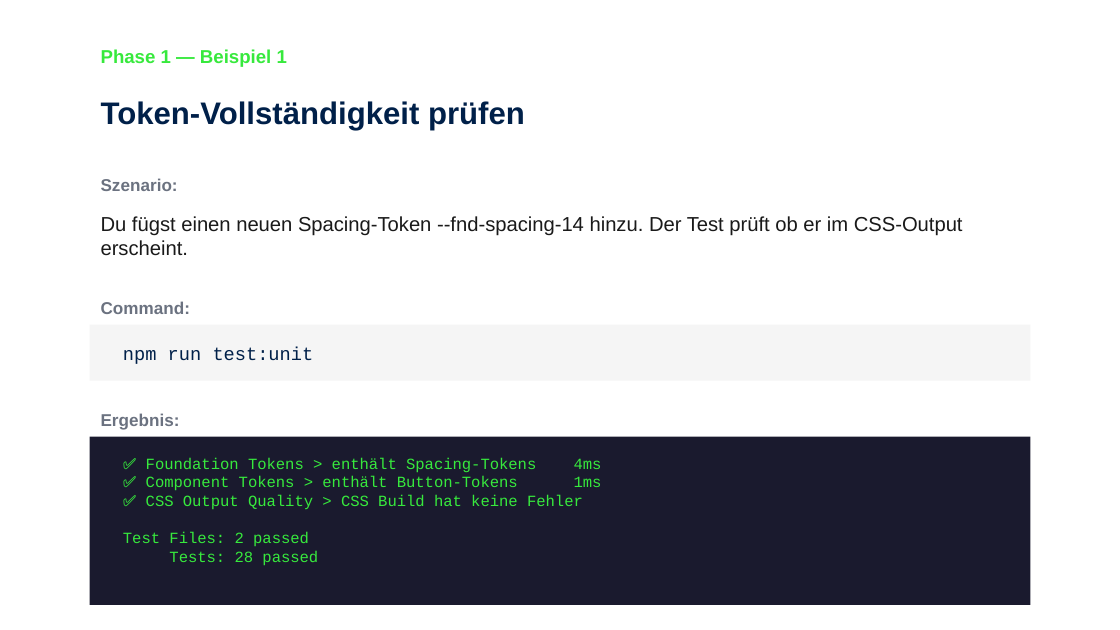
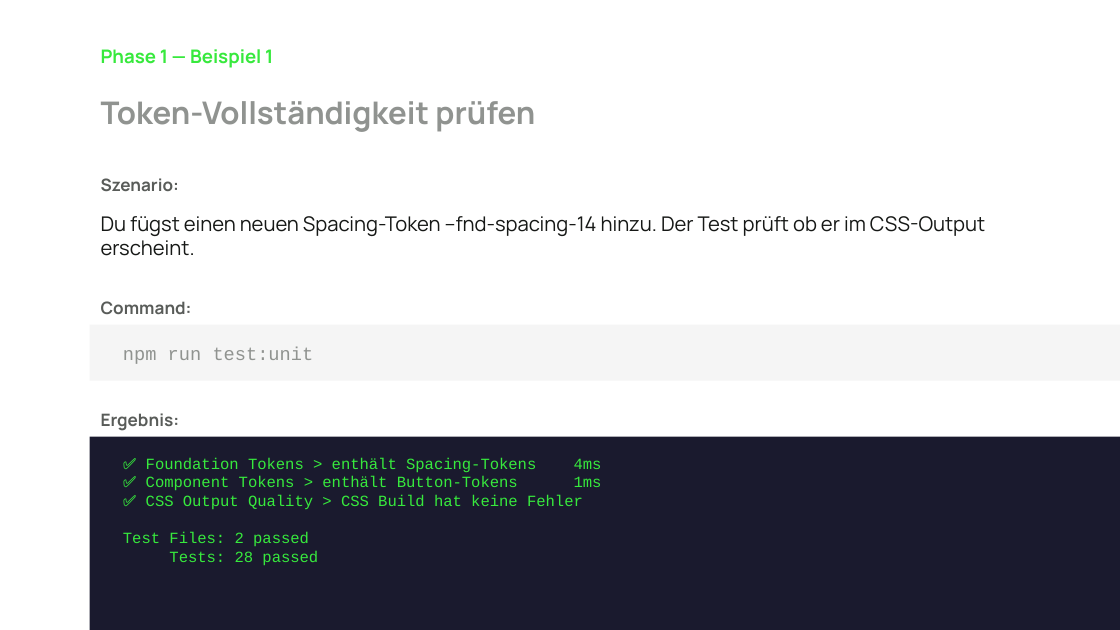
Before and after one commit to FrankMilius/NEO-DS, a slide deck: slide 8 of data/dev-process-schulung.pptx. Drawn at 1120x630 pixels with LibreOffice and Linux fonts; fonts in the diff are those of the drawing. Boxes give left, top, right and bottom in pixels: in the first picture for what was removed or moved away, otherwise in the second. Text is boxed around its words. In the diff, an @@ line names an element or a change of style, - is before the commit and + after.

```diff
--- a/data/dev-process-schulung.pptx
+++ b/data/dev-process-schulung.pptx
@@ text "Phase 1 — Beispiel 1" at (101, 49, 273, 68): font Arial to Manrope @@
@@ text "Token-Vollständigkeit prüfen" at (101, 101, 535, 132): font Arial to Manrope, text colour #002049 to #909390 @@
@@ text "Du fügst einen neuen Spacing-Token ..." at (101, 216, 985, 256): font Arial to Manrope, text colour #1A1A1A to #161816 @@
@@ rectangle: place and size @@
-rectangle at (90, 325, 1030, 381)
+rectangle at (90, 325, 1120, 381)
@@ rectangle at (90, 325, 1120, 381): proportions changed @@
@@ text "npm run test:unit" at (123, 347, 314, 364): text colour #002049 to #909390 @@
@@ font Arial to Manrope, text colour #6B7280 to #595C59 in 3 elements at (101, 178, 180, 191), (101, 301, 192, 314), (101, 413, 180, 431) @@
@@ rectangle at (90, 437, 1120, 630): proportions changed @@
@@ rectangle: place and size @@
-rectangle at (90, 437, 1030, 605)
+rectangle at (90, 437, 1120, 630)
```
Also in this commit, not shown: 41 other slides changed, 5 slides removed, 1 other file.
